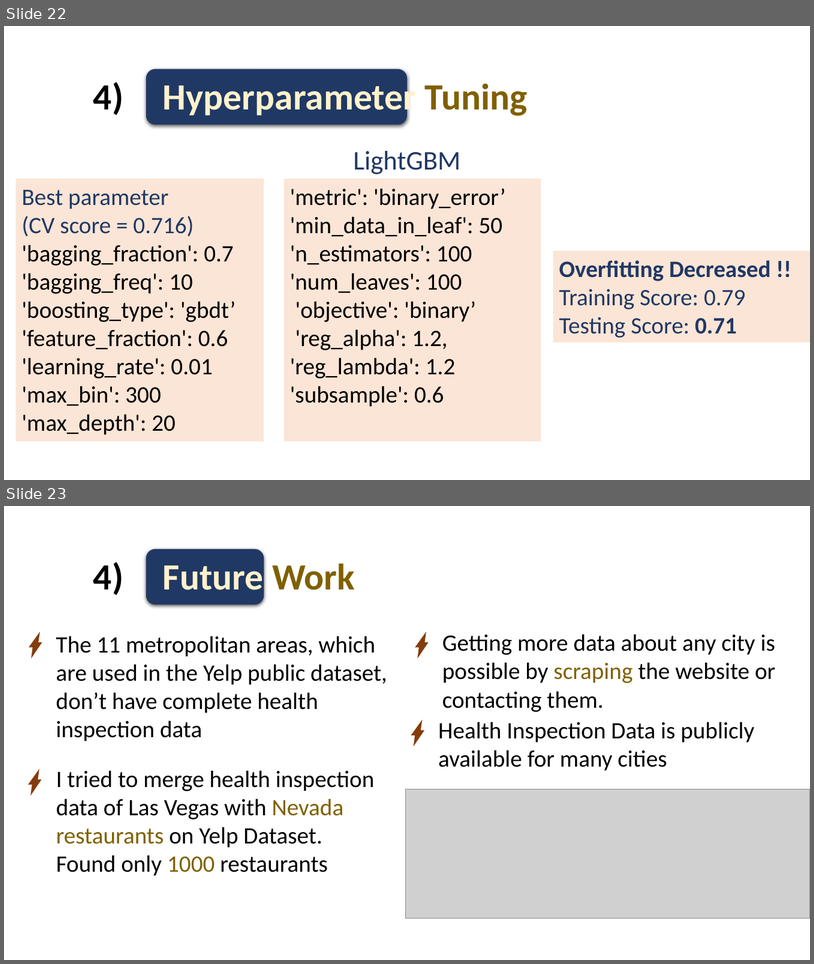
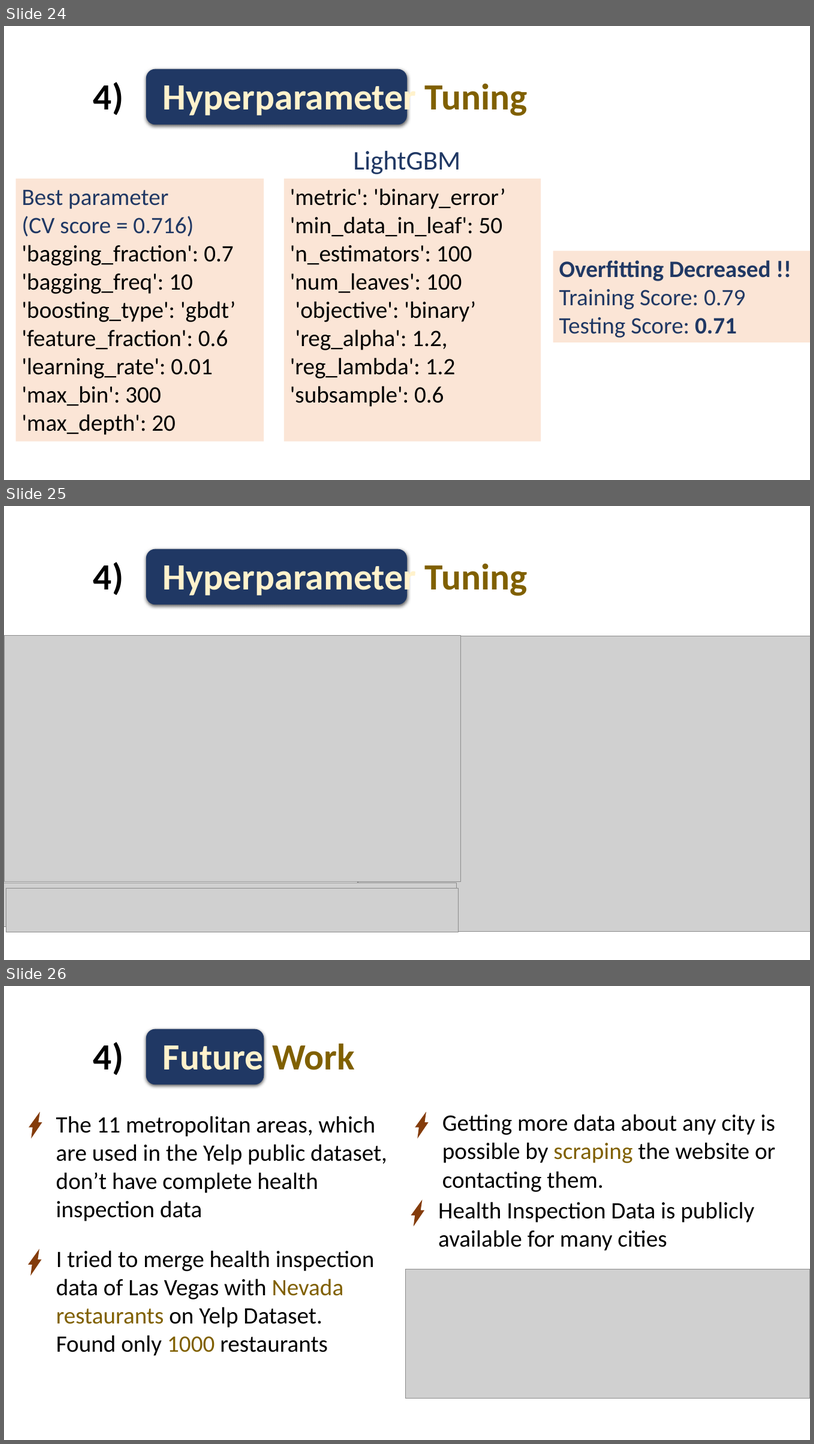
Before and after one commit to Tinsae/Thinkful-Data-Science, a slide deck: DS/Unit 3/Capstone_Presentation1.pptx. Shown one above the other, each under a label of ours: slides 22 and 23 before the commit, slides 24, 25 and 26 after it. The pictures are 814x964 and 814x1444 pixels, drawn with LibreOffice and Linux fonts; fonts in the diff are those of the drawing; grey boxes stand for pictures. Boxes give left, top, right and bottom in pixels: in the first picture for what was removed or moved away, otherwise in the second. Text is boxed around its words. In the diff, an @@ line names an element or a change of style, - is before the commit and + after.

```diff
--- a/DS/Unit 3/Capstone_Presentation1.pptx
+++ b/DS/Unit 3/Capstone_Presentation1.pptx
@@ slide 25 added at (x1=4, y1=506, x2=810, y2=960), background #FFFFFF @@
@@ rounded rectangle added at (x1=146, y1=549, x2=408, y2=604), fill #203864 @@
@@ text added at (x1=163, y1=559, x2=528, y2=598), 44 pt, text #FFF2CC, bold @@
+Hyperparameter Tuning
@@ text added at (x1=93, y1=562, x2=123, y2=595), 44 pt, text #000000, bold @@
+4)
@@ picture added at (x1=4, y1=636, x2=461, y2=882) @@
@@ picture added at (x1=358, y1=636, x2=810, y2=931) @@
@@ picture added at (x1=4, y1=882, x2=457, y2=926) @@
@@ picture added at (x1=6, y1=888, x2=459, y2=932) @@
@@ what was slide 22 is now slide 24 @@
@@ what was slide 23 is now slide 26 @@
```
Also in this commit, not shown: 2 slides changed, 2 other slides added, 3 other files.
